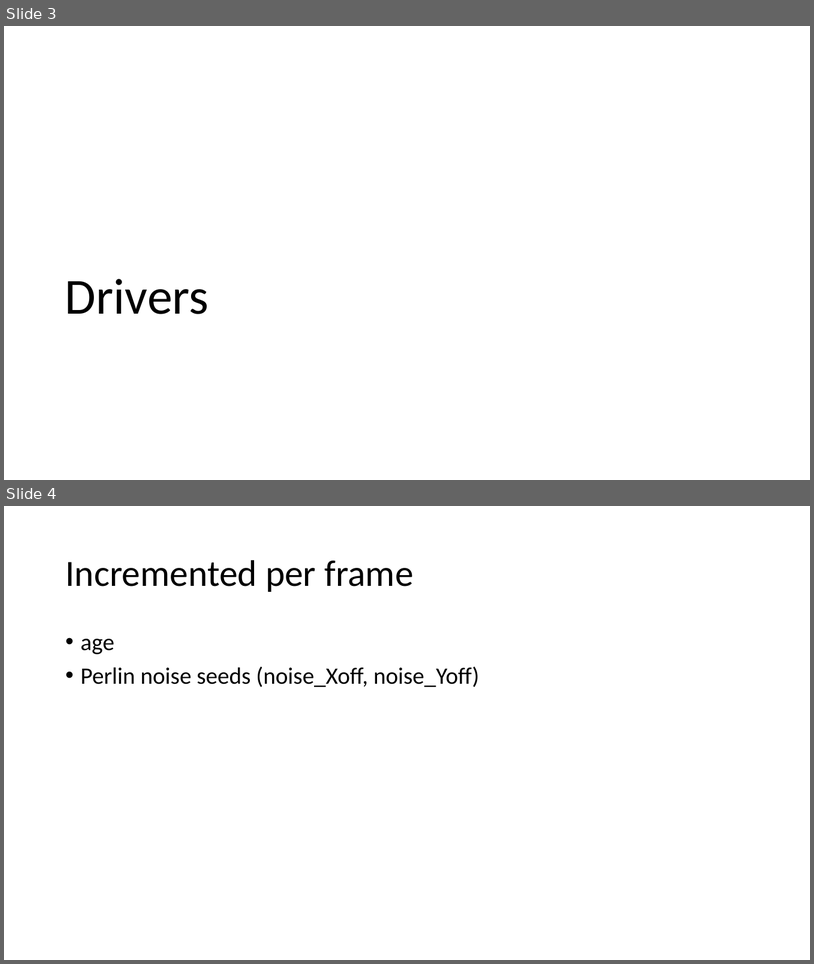
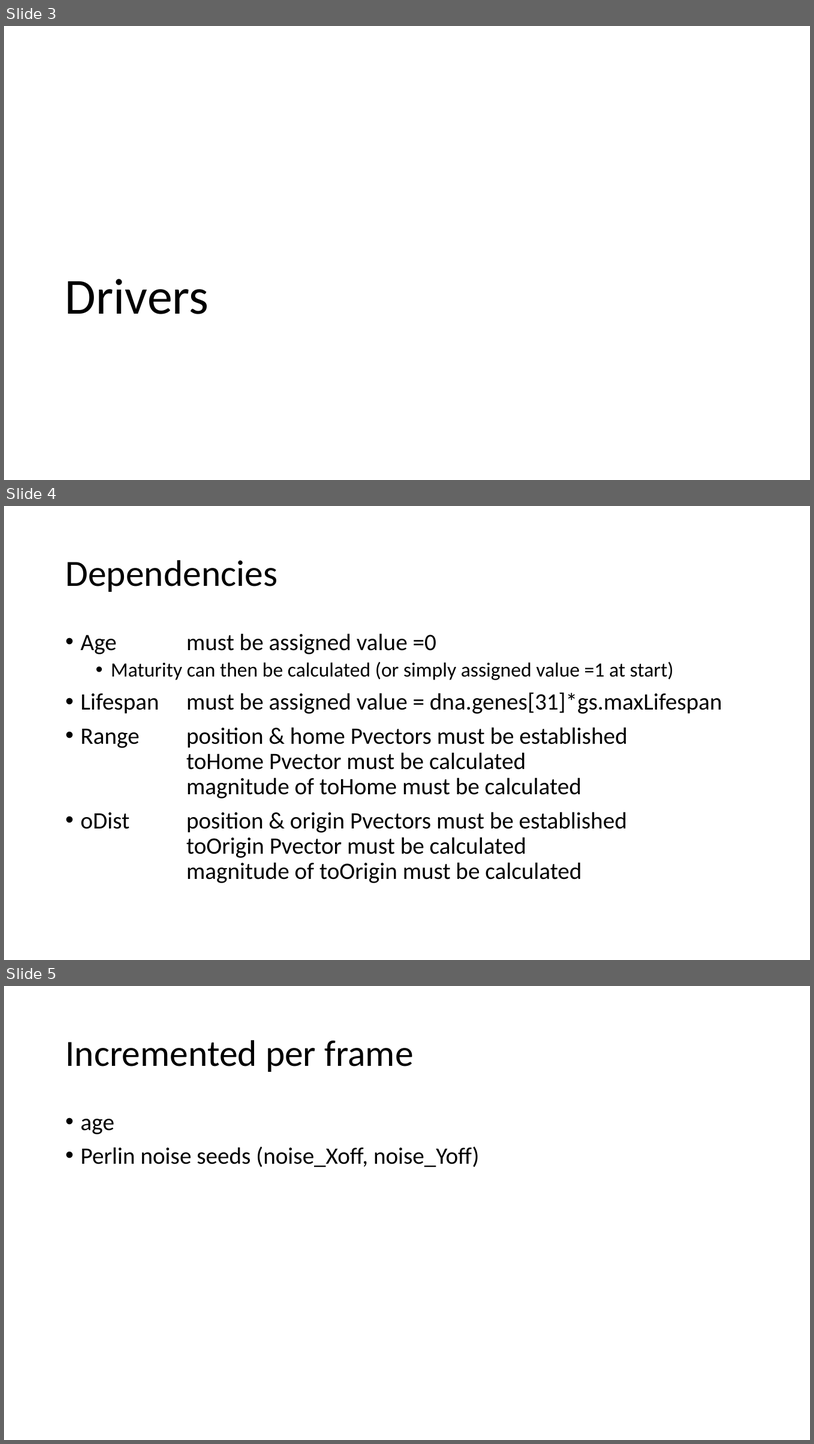
Before and after one commit to rik-brown/Cellendipity_Sandbox, a slide deck: Cellendipity Schematics.pptx. Shown one above the other, each under a label of ours: slides 3 and 4 before the commit, slides 3, 4 and 5 after it. The pictures are 814x964 and 814x1444 pixels, drawn with LibreOffice and Linux fonts; fonts in the diff are those of the drawing. Boxes give left, top, right and bottom in pixels: in the first picture for what was removed or moved away, otherwise in the second. Text is boxed around its words. In the diff, an @@ line names an element or a change of style, - is before the commit and + after.

```diff
--- a/Cellendipity Schematics.pptx
+++ b/Cellendipity Schematics.pptx
@@ slide 4 added at (4, 506, 810, 960), background #FFFFFF @@
@@ title added at (65, 560, 278, 592), 44 pt, text #000000 @@
+Dependencies
@@ text added at (81, 633, 723, 883), 28 pt, text #000000 @@
+• Age must be assigned value =0
+  • Maturity can then be calculated (or simply assigned value =1 at start)
+• Lifespan must be assigned value = dna.genes[31]*gs.maxLifespan
+• Range position & home Pvectors must be established
+  toHome Pvector must be calculated
+  magnitude of toHome must be calculated
+• oDist position & origin Pvectors must be established
+  toOrigin Pvector must be calculated
+  magnitude of toOrigin must be calculated
@@ what was slide 4 is now slide 5 @@
```
Also in this commit, not shown: 6 other files.
